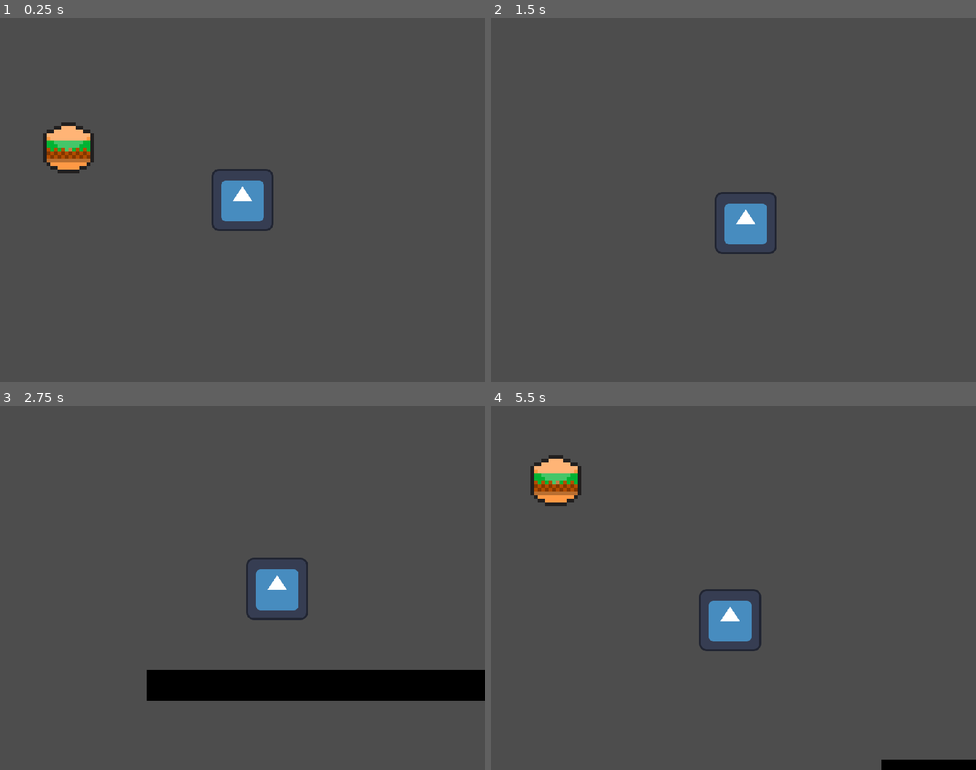
Above: before the commit, frames 1-4 (two rows, left to right).
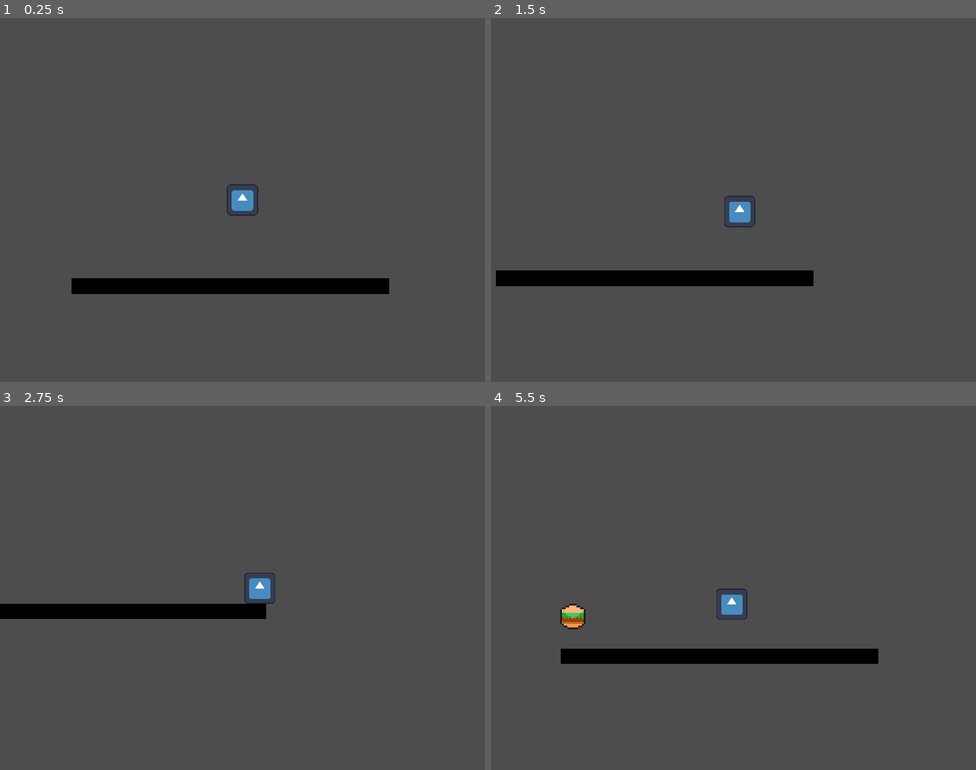
Above: after the commit, the same moments.

Repository: apenas-naka/jornada-dev-godot
Game: Godot game, scene res://scenes/world.tscn
Two runs of this game, one before a commit and one after it. Both use one fixed random seed, a clock stepped at 60 frames per second and the inputs below. The engine's default icon, where the game draws it, is replaced by a stand-in: a white triangle on a blue panel in a dark square.
Inputs:
- Up to frame 1 (0.25 s): no input
- Up to frame 2 (1.5 s): tap Enter at 0.5 s; hold D (move_right) 0.53-1.28 s; hold S (move_down) from 1.28 s (still down)
- Up to frame 3 (2.75 s): release S (move_down) at 2.03 s; hold D (move_right) from 2.03 s (still down)
- Up to frame 4 (5.5 s): release D (move_right) at 2.78 s; hold W (move_up) 2.78-3.53 s; hold A (move_left) 3.53-5.03 s; hold S (move_down) from 5.03 s (still down)

The runs differ from the first frame. In frame 1, 5.1% of the frame differs, in the area x 8-81%, y 28-76%; in frame 2, 4.0%; in frame 3, 9.3%, in the area x 0-100%, y 41-81%; in frame 4, 6.0%.

Commit message:
backup
testing

Diff:
--- a/scenes/burguer.tscn
+++ b/scenes/burguer.tscn
@@ -1,10 +1,13 @@
-[gd_scene load_steps=3 format=3 uid="uid://dmyp8gwn1ehau"]
+[gd_scene load_steps=4 format=3 uid="uid://dmyp8gwn1ehau"]
 
 [ext_resource type="Texture2D" uid="uid://bcee5syvrxkwk" path="res://assets/hamburguer.png" id="1_703bv"]
+[ext_resource type="Script" path="res://scripts/burguer.gd" id="1_bdi7b"]
 
 [sub_resource type="RectangleShape2D" id="RectangleShape2D_qvvgy"]
 
 [node name="burguer" type="Area2D"]
+scale = Vector2(5, 5)
+script = ExtResource("1_bdi7b")
 metadata/_edit_group_ = true
 
 [node name="CollisionShape2D" type="CollisionShape2D" parent="."]
@@ -13,3 +16,5 @@
 [node name="Sprite2D" type="Sprite2D" parent="."]
 scale = Vector2(1.5, 1.5)
 texture = ExtResource("1_703bv")
+
+[connection signal="body_entered" from="." to="." method="_on_body_entered"]
--- a/scenes/player.tscn
+++ b/scenes/player.tscn
@@ -18,7 +18,7 @@
 shape = SubResource("RectangleShape2D_k6ecp")
 
 [node name="Camera2D" type="Camera2D" parent="."]
-zoom = Vector2(0.8, 0.8)
+zoom = Vector2(0.4, 0.4)
 position_smoothing_enabled = true
 
 [node name="hungryTimer" type="Timer" parent="."]
--- a/scenes/world.tscn
+++ b/scenes/world.tscn
@@ -1,22 +1,23 @@
-[gd_scene load_steps=5 format=3 uid="uid://dwj5ixvm5xd0e"]
+[gd_scene load_steps=4 format=3 uid="uid://dwj5ixvm5xd0e"]
 
 [ext_resource type="PackedScene" uid="uid://c2woyananrkj" path="res://scenes/player.tscn" id="1_7kj44"]
-[ext_resource type="Script" path="res://scripts/world.gd" id="1_frw8j"]
+[ext_resource type="Script" path="res://scripts/world.gd" id="1_xntby"]
 [ext_resource type="PackedScene" uid="uid://bwatuk05jcxxx" path="res://scenes/floor.tscn" id="2_y6kf6"]
-[ext_resource type="PackedScene" uid="uid://dmyp8gwn1ehau" path="res://scenes/burguer.tscn" id="4_s4rx1"]
 
 [node name="world" type="Node2D"]
-script = ExtResource("1_frw8j")
-
-[node name="player" parent="." instance=ExtResource("1_7kj44")]
-position = Vector2(356, 307)
+script = ExtResource("1_xntby")
+metadata/_edit_vertical_guides_ = [1337.0]
+metadata/_edit_horizontal_guides_ = [813.0]
 
 [node name="chao" parent="." instance=ExtResource("2_y6kf6")]
 position = Vector2(1323, 806)
 metadata/_edit_group_ = true
 
-[node name="burguer" parent="." instance=ExtResource("4_s4rx1")]
-position = Vector2(-3.00002, 200)
-scale = Vector2(5, 5)
+[node name="spawnCollectables" type="Timer" parent="."]
+wait_time = 5.0
+autostart = true
 
-[connection signal="body_entered" from="burguer" to="player" method="_on_burguer_body_entered"]
+[node name="player" parent="." instance=ExtResource("1_7kj44")]
+position = Vector2(1373, 451)
+
+[connection signal="timeout" from="spawnCollectables" to="." method="_on_spawn_collectables_timeout"]
--- /dev/null
+++ b/scripts/burguer.gd
@@ -0,0 +1,8 @@
+extends Area2D
+
+func _on_body_entered(body):
+	if not body.name != "player":
+		print("Player comeu");
+		queue_free();
+	else:
+		print("Colidiu em algo")
--- a/scripts/player.gd
+++ b/scripts/player.gd
@@ -2,8 +2,8 @@
 
 @export var playerSpeed : int = 400;
 @export var playerHungry : int = 5;
+@onready var playerCollectable := $"../burguer";
 
-@onready var playerCollectable := $"../burguer";
 
 func get_input():
 	var input_direction = Input.get_vector("move_left", "move_right", "move_up", "move_down");
@@ -11,6 +11,7 @@
 #	PROCESSAMENTO DE FISICA (CADA FPS)
 func _physics_process(delta):
 	get_input();
+
 	var collided = move_and_collide(velocity * delta) # Verifica se esta colidindo.
 	if collided:	# Se estiver vai normalizar a posição (pra não atravessar).
 		velocity = velocity.bounce(collided.get_normal());
@@ -23,6 +24,17 @@
 		print("Você morreu de fome!");
 
 
-func _on_burguer_body_entered(body):
-	playerCollectable.queue_free();
-	print("Comeu X-BURGUER");
+#func _on_burguer_body_entered(body):
+	#if body.name == "player":
+		#print("Player comeu");
+		#playerCollectable.queue_free();
+
+
+#func _on_spawn_collectables_timeout():
+	#const myCollectable = preload("res://scenes/burguer.tscn");
+	#
+	#var obj = myCollectable.instantiate();
+	#obj.position.x = randi_range(210, 500);
+	#obj.position.y = randi_range(9, 550);
+	#add_sibling(obj);
+	#print("Item criado");
--- a/scripts/world.gd
+++ b/scripts/world.gd
@@ -1 +1,8 @@
 extends Node2D
+
+const myCollectable = preload("res://scenes/burguer.tscn");
+
+func _on_spawn_collectables_timeout():
+	var newObject = myCollectable.instantiate();
+	newObject.position = Vector2(randi_range(720, 620), randi_range(520, 1080));
+	add_child(newObject);
Not shown, added: scenes/wor1443.tmp
Not shown, added: scenes/wor7750.tmp
Not shown, added: scenes/wor94E9.tmp
